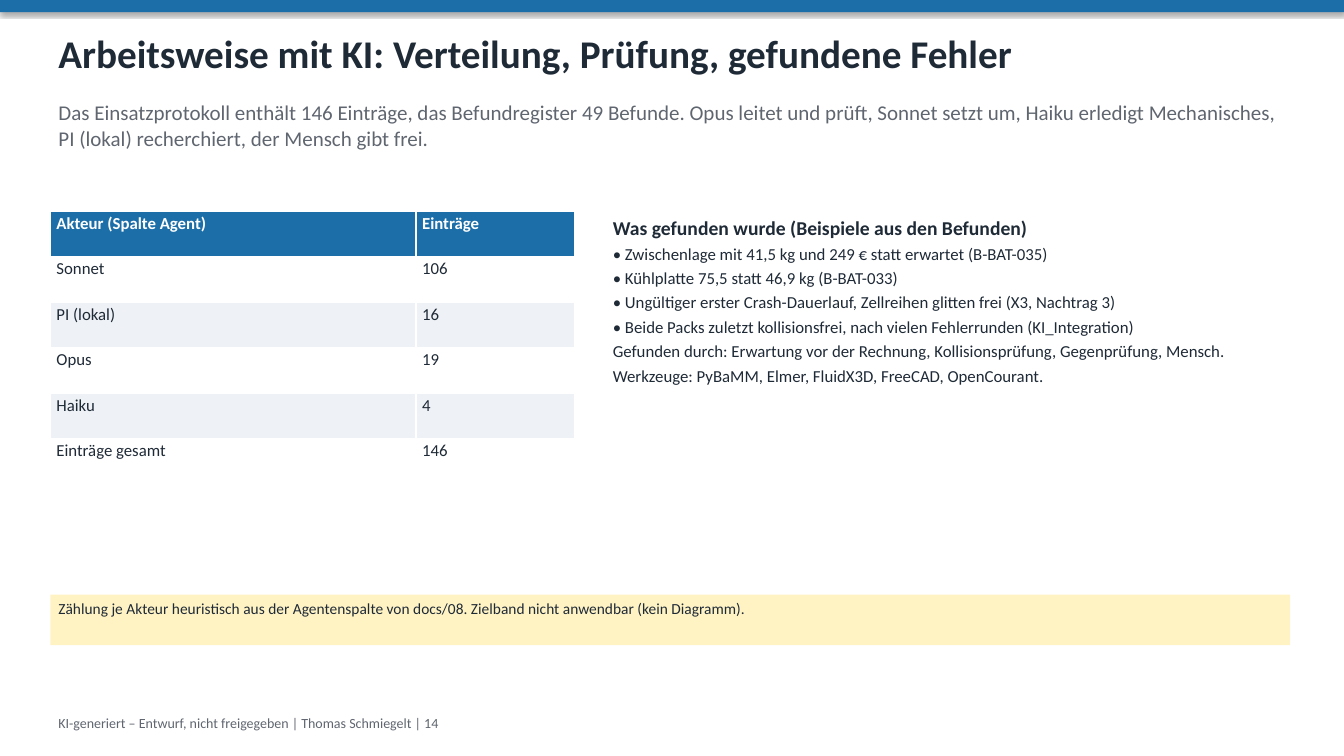
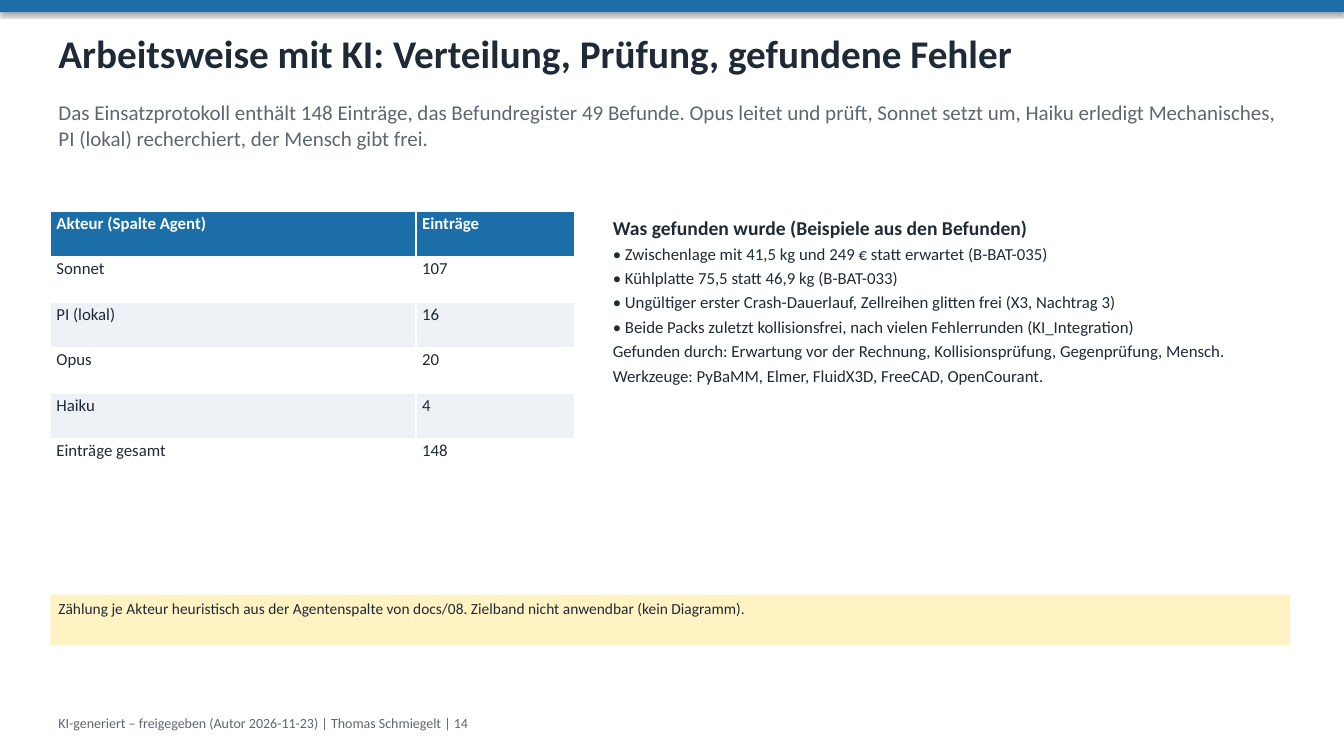
Before and after one commit to ThomasSchmiegelt/batterie-system, a slide deck: slide 14 of praesentation/unternehmenspraesentation.pptx. Drawn at 1344x756 pixels with LibreOffice and Linux fonts; fonts in the diff are those of the drawing. Boxes give left, top, right and bottom in pixels: in the first picture for what was removed or moved away, otherwise in the second. Text is boxed around its words. In the diff, an @@ line names an element or a change of style, - is before the commit and + after.

```diff
--- a/praesentation/unternehmenspraesentation.pptx
+++ b/praesentation/unternehmenspraesentation.pptx
@@ text at bbox=[58, 105, 1275, 150]: text changed @@
-Das Einsatzprotokoll enthält 146 Einträge, das Befundregister 49 Befunde. Opus leitet und prüft, Sonnet setzt um, Haiku erledigt Mechanisches, PI (lokal) recherchiert, der Mensch gibt frei.
+Das Einsatzprotokoll enthält 148 Einträge, das Befundregister 49 Befunde. Opus leitet und prüft, Sonnet setzt um, Haiku erledigt Mechanisches, PI (lokal) recherchiert, der Mensch gibt frei.
@@ table at bbox=[50, 212, 575, 484] @@
-row 2, column 2: 106
+row 2, column 2: 107
-row 4, column 2: 19
+row 4, column 2: 20
-row 6, column 2: 146
+row 6, column 2: 148
@@ text at bbox=[58, 718, 468, 731]: text changed @@
-KI-generiert – Entwurf, nicht freigegeben | Thomas Schmiegelt | 14
+KI-generiert – freigegeben (Autor 2026-11-23) | Thomas Schmiegelt | 14
```
Also in this commit, not shown: 17 other slides changed, 24 other files.
